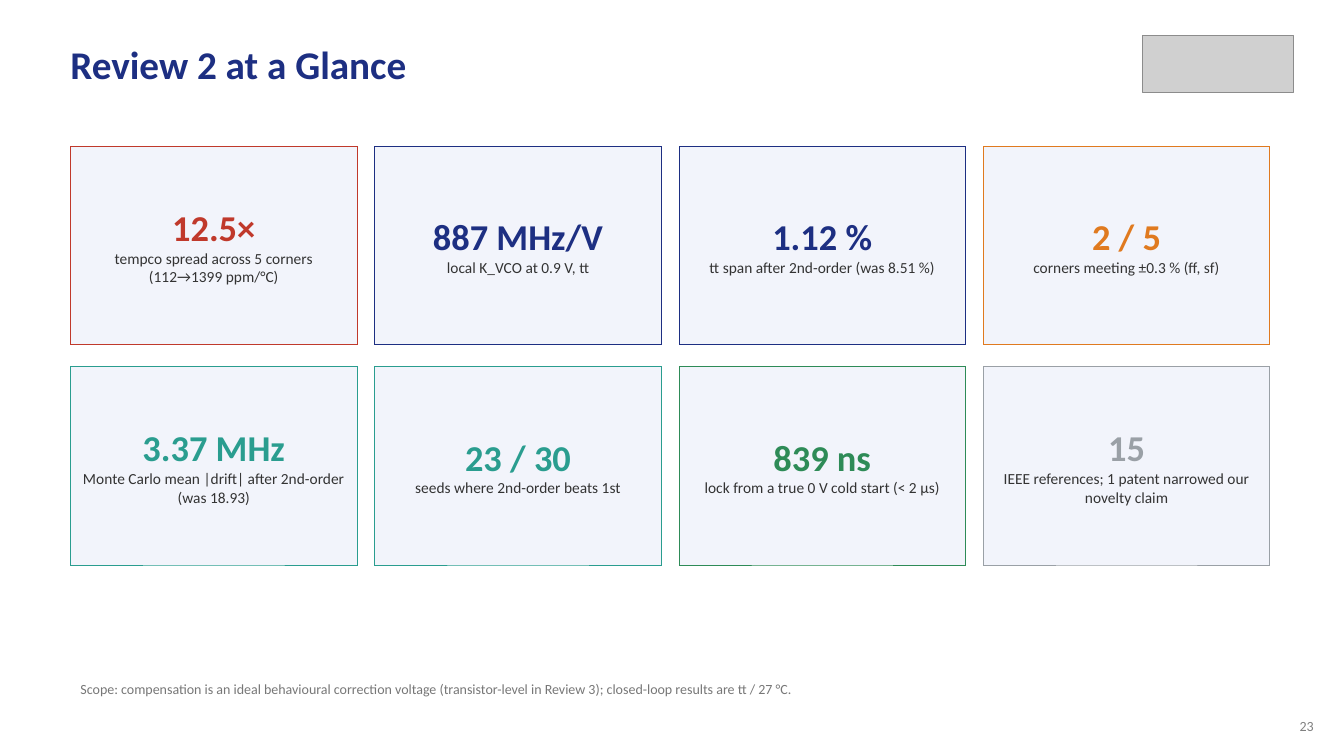
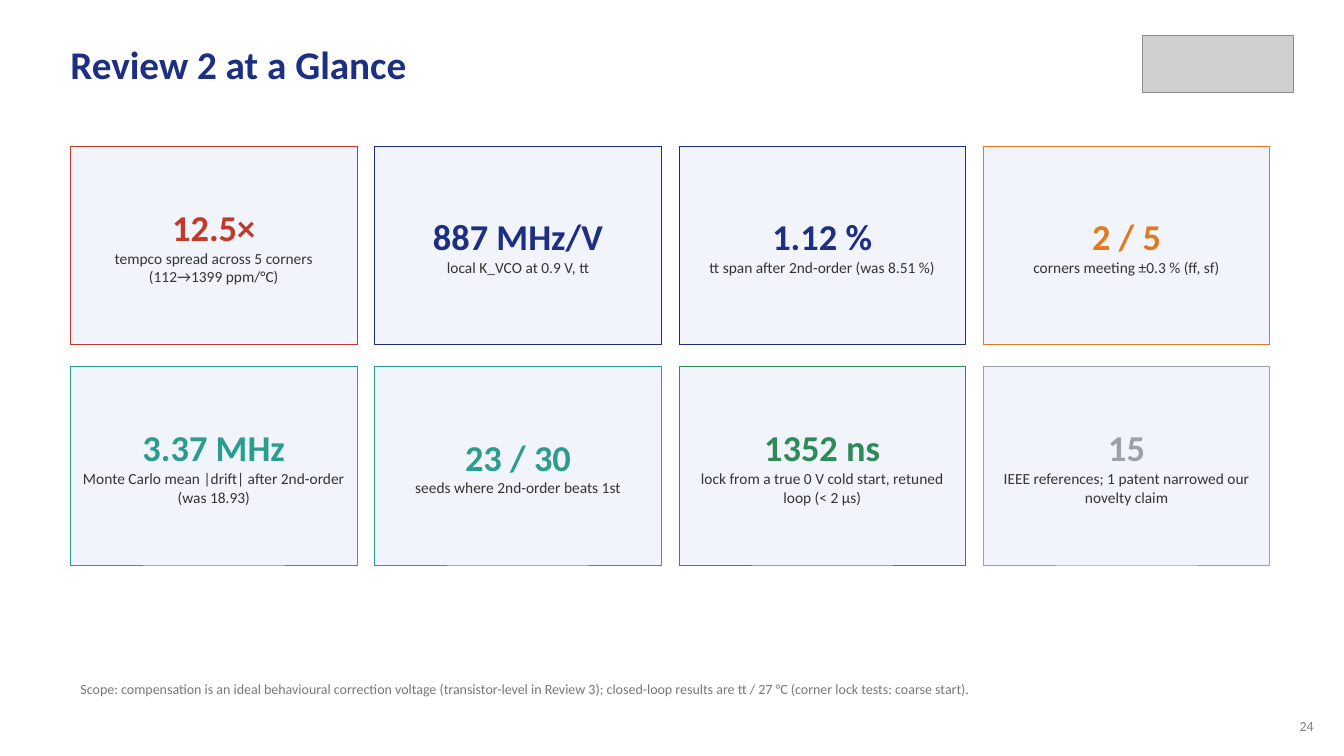
Before and after one commit to pocopepe/visualizer, a slide deck: slide 24 of Design_of_a_Frequency_Synthesiser_Review-2.pptx (slide 23 before the commit). Drawn at 1344x756 pixels with LibreOffice and Linux fonts; fonts in the diff are those of the drawing; grey boxes stand for pictures. Boxes give left, top, right and bottom in pixels: in the first picture for what was removed or moved away, otherwise in the second. Text is boxed around its words. In the diff, an @@ line names an element or a change of style, - is before the commit and + after.

```diff
--- a/Design_of_a_Frequency_Synthesiser_Review-2.pptx
+++ b/Design_of_a_Frequency_Synthesiser_Review-2.pptx
@@ text in rectangle at (701,437,943,506): text changed @@
-839 ns
-lock from a true 0 V cold start (< 2 µs)
+1352 ns
+lock from a true 0 V cold start, retuned loop (< 2 µs)
@@ text at (80,684,969,697): text changed @@
-Scope: compensation is an ideal behavioural correction voltage (transistor-level in Review 3); closed-loop results are tt / 27 °C.
+Scope: compensation is an ideal behavioural correction voltage (transistor-level in Review 3); closed-loop results are tt / 27 °C (corner lock tests: coarse start).
@@ text at (1300,722,1314,731): text changed @@
-23
+24
```
Also in this commit, not shown: 13 other slides changed, 1 slide added, 56 other files.
